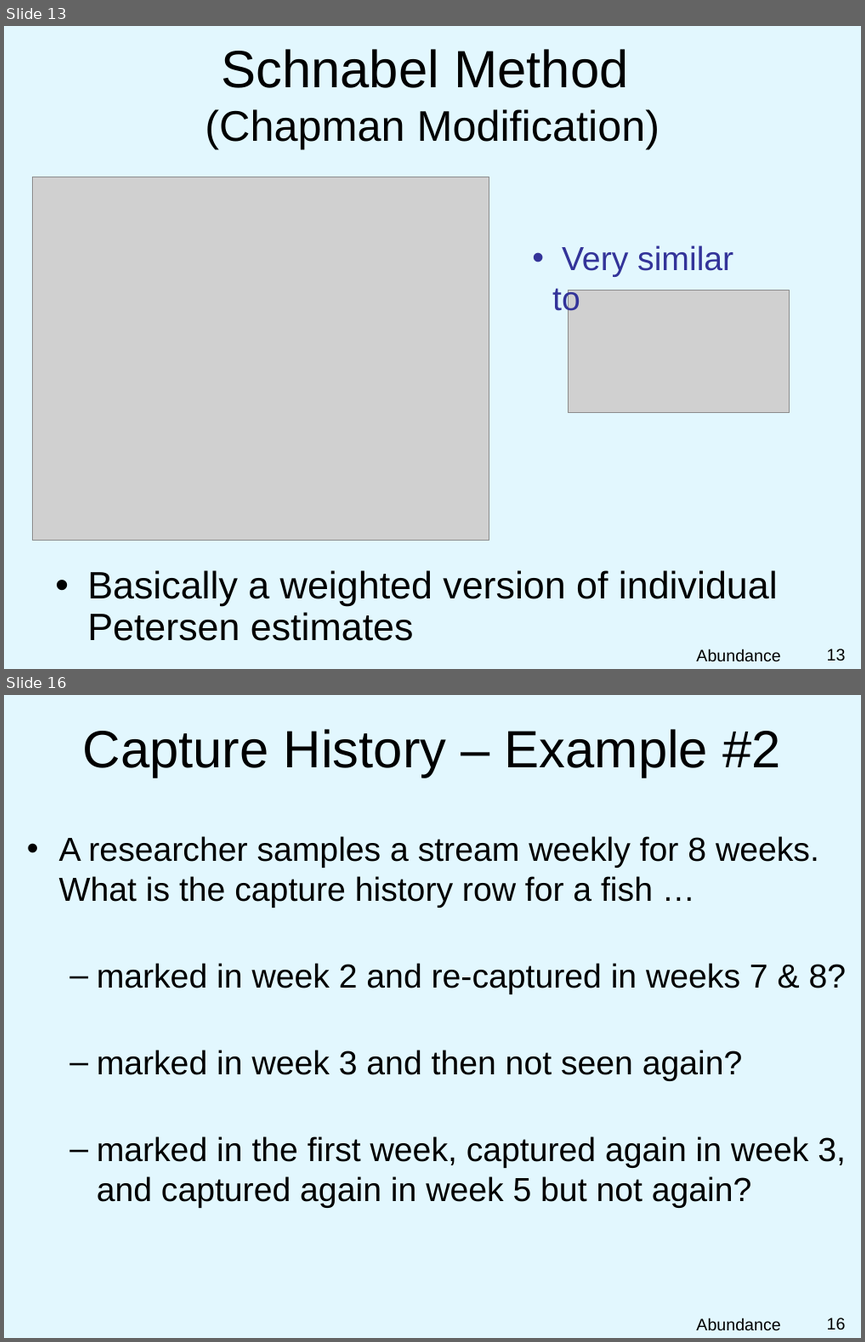
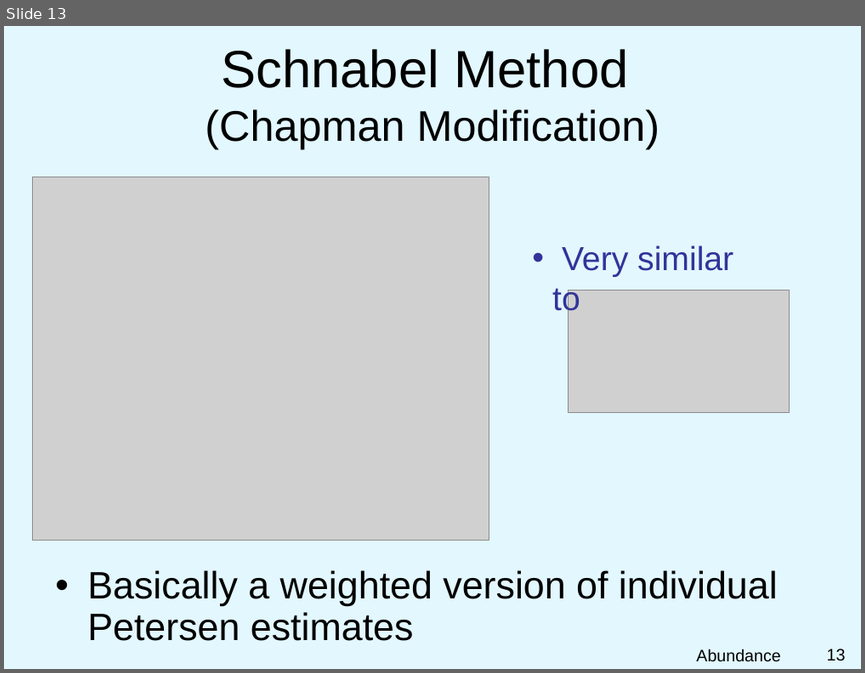
Before and after one commit to droglenc/NCNRS349, a slide deck: modules/Abundance/MarkRecap/MarkRecap.pptx. Shown one above the other, each under a label of ours: slides 13 and 16 before the commit, slide 13 after it; the slides between them are not shown. The pictures are 865x1342 and 865x673 pixels, drawn with LibreOffice and Linux fonts; fonts in the diff are those of the drawing; grey boxes stand for pictures; background and template pictures are left out. Boxes give left, top, right and bottom in pixels: in the first picture for what was removed or moved away, otherwise in the second. Text is boxed around its words. In the diff, an @@ line names an element or a change of style, - is before the commit and + after.

```diff
--- a/modules/Abundance/MarkRecap/MarkRecap.pptx
+++ b/modules/Abundance/MarkRecap/MarkRecap.pptx
@@ slide 16 removed at box(4, 695, 861, 1338), background picture (left out) @@
@@ title removed at box(83, 729, 780, 777) @@
-Capture History – Example #2
@@ text removed at box(59, 836, 846, 1208) @@
-• A researcher samples a stream weekly for 8 weeks. What is the capture history row for a fish …
-  – marked in week 2 and re-captured in weeks 7 & 8?
-  – marked in week 3 and then not seen again?
-  – marked in the first week, captured again in week 3, and captured again in week 5 but not again?
@@ text removed at box(696, 1317, 780, 1331) @@
-Abundance
@@ page number removed at box(827, 1317, 846, 1330) @@
-16
```
Also in this commit, not shown: 4 other slides removed, 2 other files.
